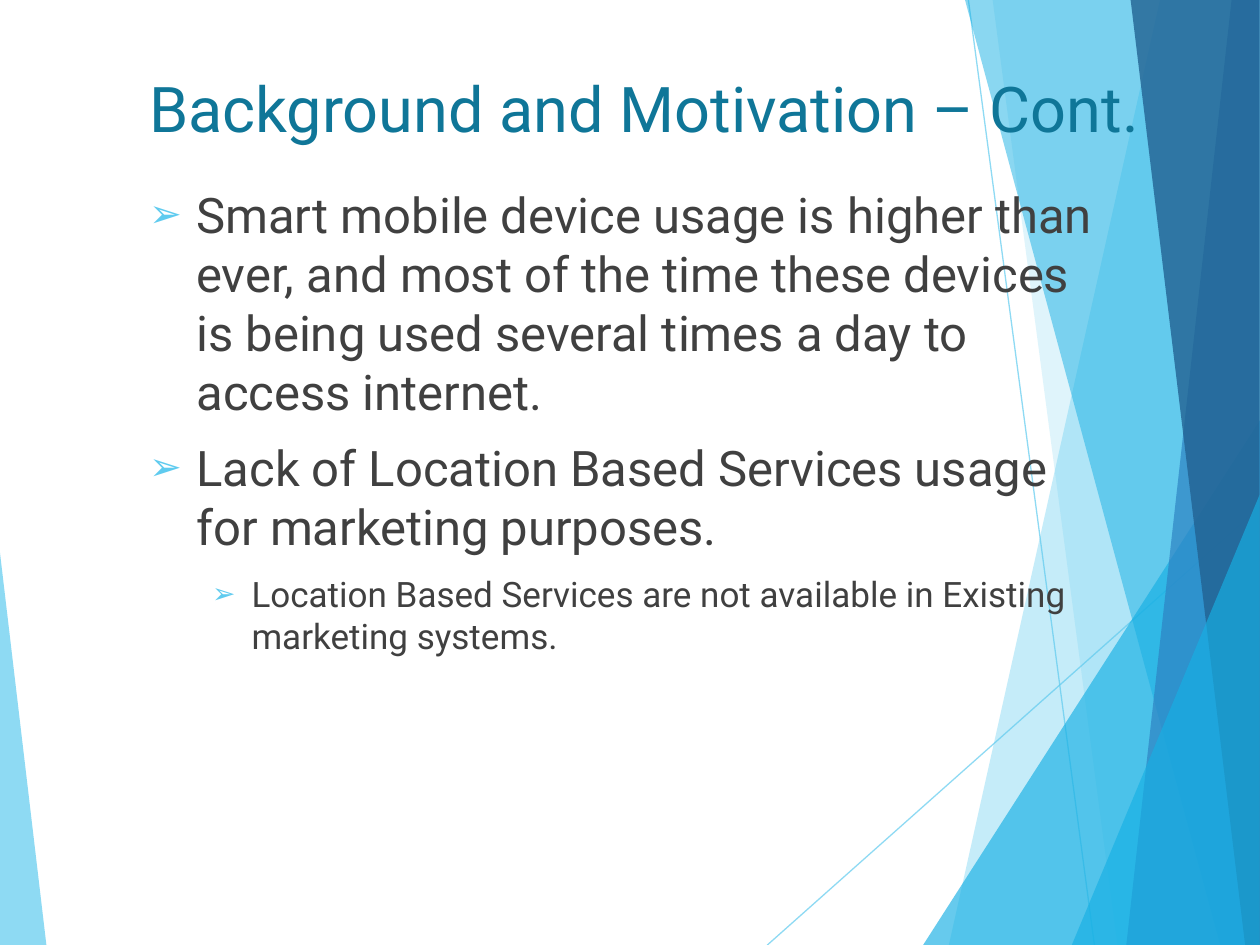
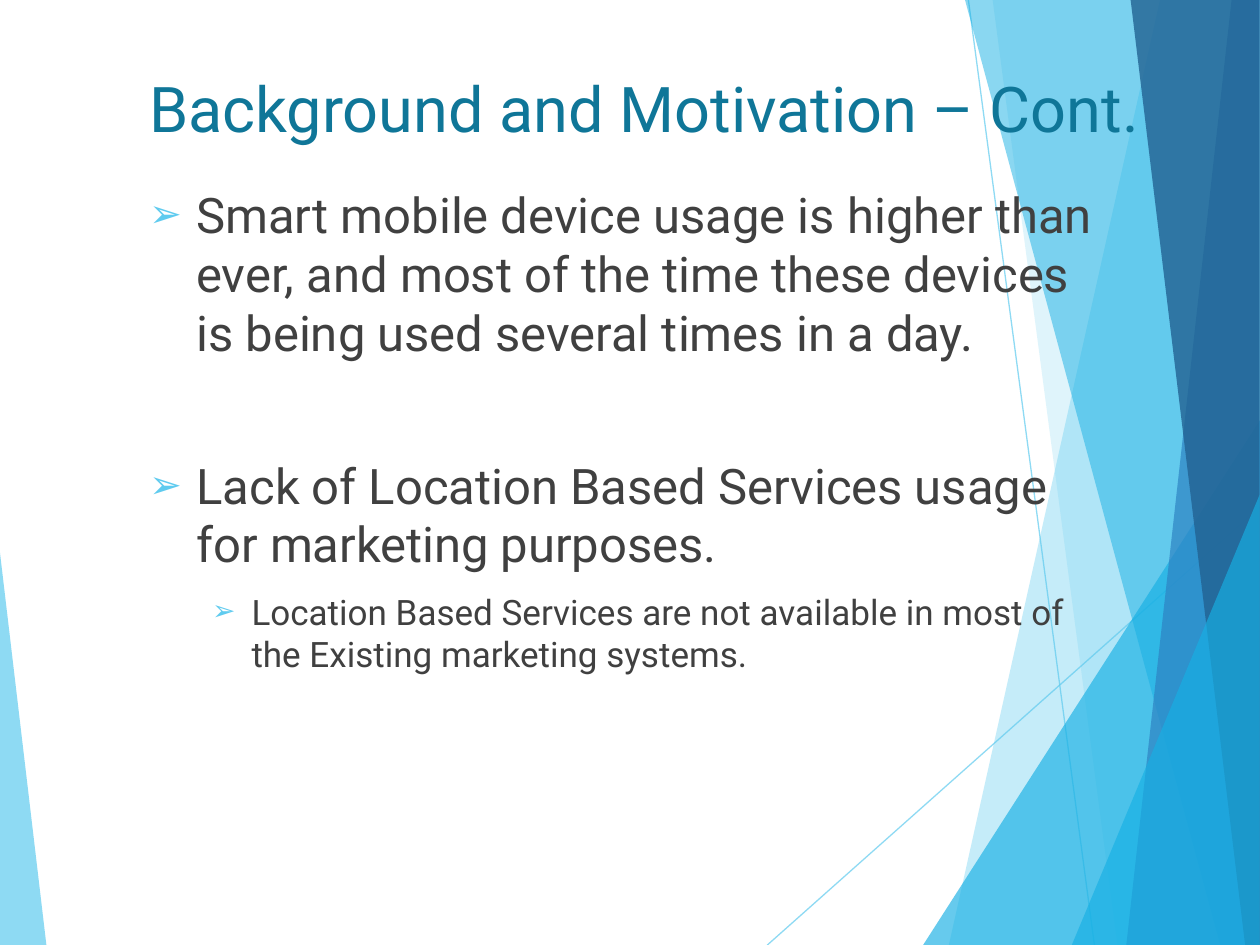
Before and after one commit to isurudewasurendra/SappuSavari, a slide deck: slide 6 of documentation/Location Based Mobile Marketing System.pptx. Drawn at 1260x945 pixels with LibreOffice and Linux fonts; fonts in the diff are those of the drawing. Boxes give left, top, right and bottom in pixels: in the first picture for what was removed or moved away, otherwise in the second. Text is boxed around its words. In the diff, an @@ line names an element or a change of style, - is before the commit and + after.

```diff
--- a/documentation/Location Based Mobile Marketing System.pptx
+++ b/documentation/Location Based Mobile Marketing System.pptx
@@ text at (196,188,1092,362): text changed @@
-➢ Smart mobile device usage is higher than ever, and most of the time these devices is being used several times a day to access internet.
+➢ Smart mobile device usage is higher than ever, and most of the time these devices is being used several times in a day.
@@ text at (252,593,1063,675): text changed @@
-  ➢ Location Based Services are not available in Existing marketing systems.
+  ➢ Location Based Services are not available in most of the Existing marketing systems.
```
Also in this commit, not shown: 7 other slides changed, 1 slide added, 1 other file.
